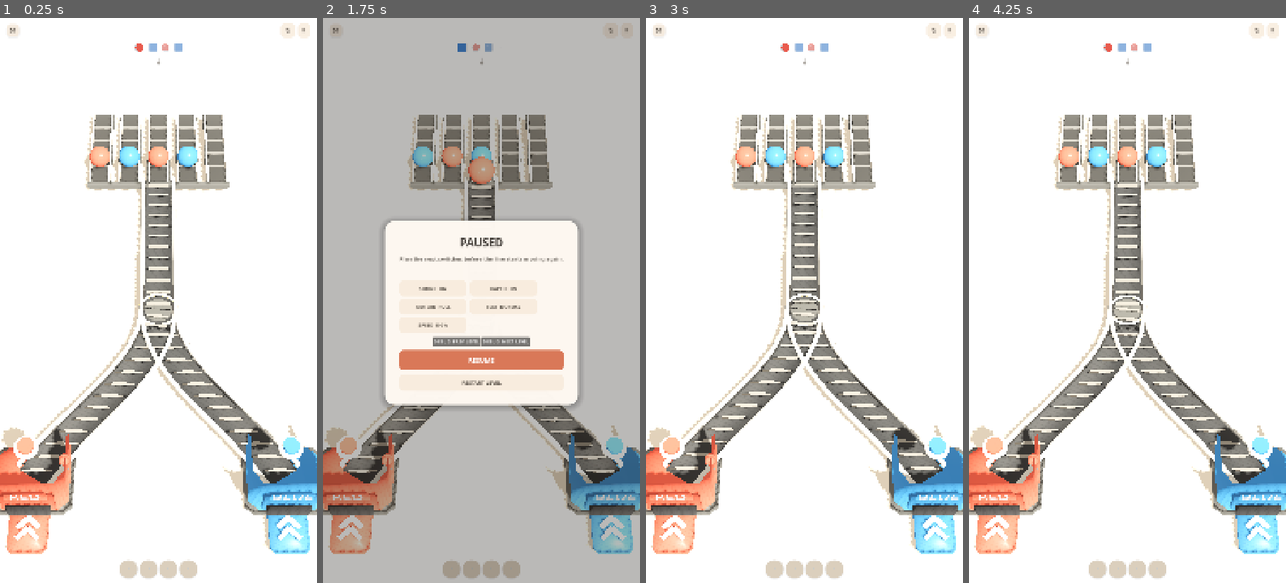
Above: before the commit, frames 1-4 (left to right).
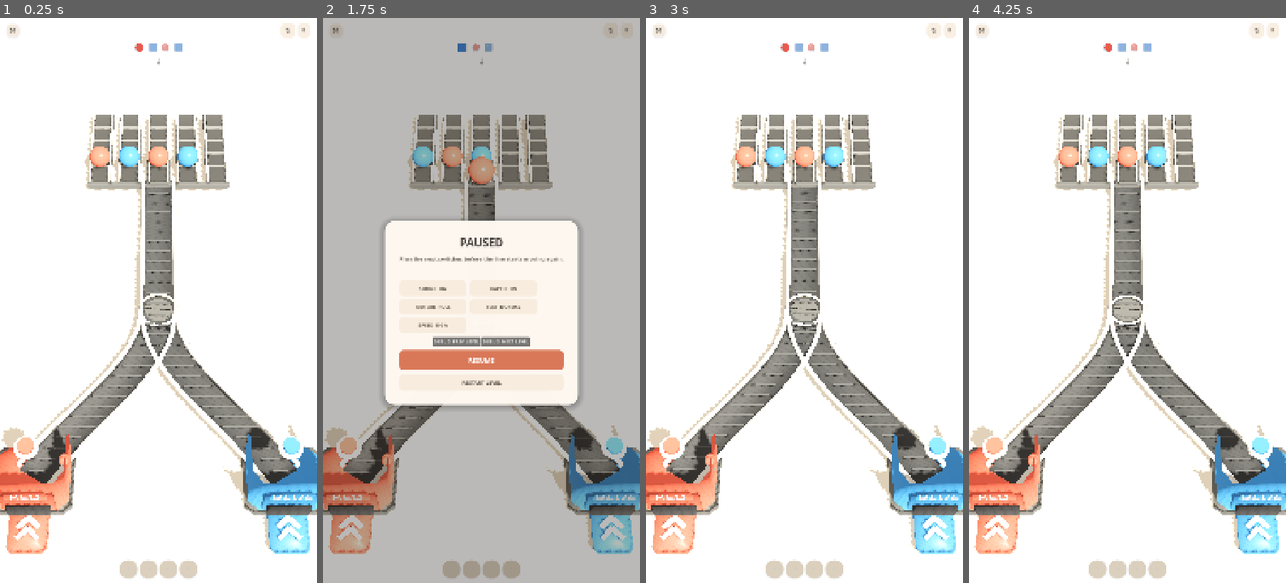
Above: after the commit, the same moments.

Repository: mocchaust64/rail_game
Game: Godot game, scene res://app/main.tscn
The game is run twice, just before and just after one commit, with the same random seed, the same clock (stepped at 60 frames per second) and the same inputs.
Inputs:
- Up to frame 1 (0.25 s): no input
- Up to frame 2 (1.75 s): click "↻" at 0.5 s; click "Ⅱ" at 1.25 s
- Up to frame 3 (3 s): click "TEXT NORMAL" at 2 s; click "RESTART LEVEL" at 2.75 s
- Up to frame 4 (4.25 s): click "↻" at 3.5 s

The runs differ from the first frame. In frame 1, 2.3% of the frame differs, in the area x 6-94%, y 29-81%; in frame 2, 0.9%; in frame 3, 2.3%; in frame 4, 2.4%, in the area x 6-93%, y 29-81%.

Commit message:
visual: make conveyor motion match dark reference belt

Diff:
--- a/gameplay/track_motion.gd
+++ b/gameplay/track_motion.gd
@@ -1,10 +1,10 @@
 class_name TrackMotion
 extends Node3D
-# Lightweight motion layer for the reference rails. The side rails remain fixed
-# while small belt ribs continuously travel down the dark centre channel.
+# Subtle moving panel seams on the dark conveyor. The reference belt moves, but
+# its motion is dark-on-dark rather than bright railroad sleepers sliding along.
 
-const FLOW_SPEED := 0.82
-const FLOW_SPACING := 0.38
+const FLOW_SPEED := 0.72
+const FLOW_SPACING := 0.34
 
 var _points := PackedVector3Array()
 var _path_length := 0.0
@@ -21,7 +21,7 @@
     var count := maxi(2, int(ceil(_path_length / FLOW_SPACING)))
     var mesh := BoxMesh.new()
     mesh.size = Vector3.ONE
-    mesh.material = VisualFactory.material(Color("#8A8985"), 0.50, 0.0, 0.06)
+    mesh.material = VisualFactory.material(Color("#45484C"), 0.68)
 
     _multi = MultiMesh.new()
     _multi.transform_format = MultiMesh.TRANSFORM_3D
@@ -29,7 +29,7 @@
     _multi.instance_count = count
 
     var instance := MultiMeshInstance3D.new()
-    instance.name = "MovingBeltRibs"
+    instance.name = "MovingBeltSeams"
     instance.multimesh = _multi
     add_child(instance)
     _update_transforms()
@@ -50,5 +50,5 @@
         var p: Vector3 = sample["position"]
         var tangent: Vector3 = sample["tangent"]
         var angle := atan2(tangent.x, tangent.z)
-        var basis := Basis(Vector3.UP, angle).scaled(Vector3(0.52, 0.022, 0.055))
-        _multi.set_instance_transform(i, Transform3D(basis, p + Vector3(0, 0.158, 0)))
+        var basis := Basis(Vector3.UP, angle).scaled(Vector3(0.56, 0.010, 0.028))
+        _multi.set_instance_transform(i, Transform3D(basis, p + Vector3(0, 0.162, 0)))
